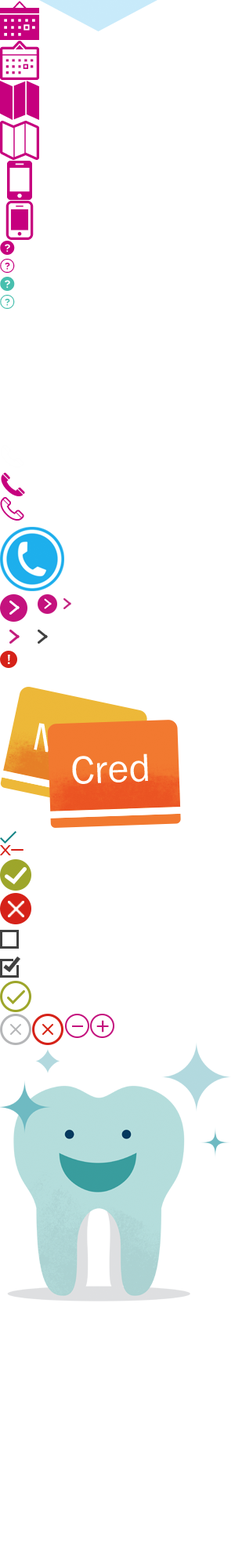
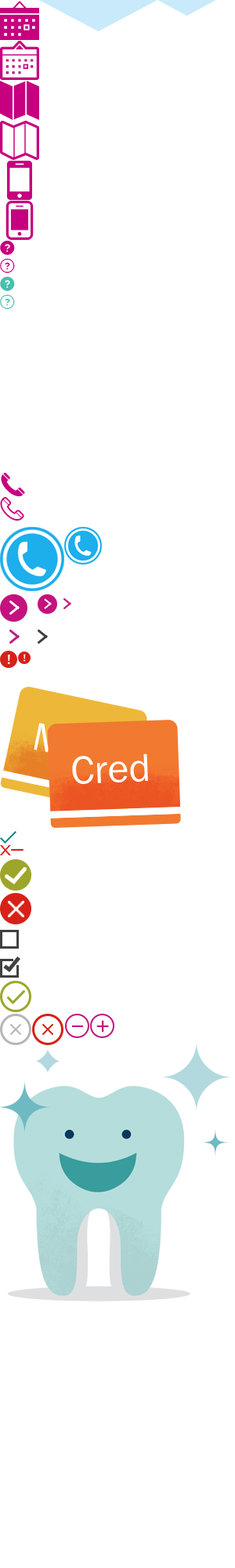
Layers edited between the first and the second (235, 1568) image:
added layer "Layer 23" above "Layer 19" over (x1=157, y1=0, x2=217, y2=16)
added layer "Layer 25" above "Layer 6" over (x1=18, y1=651, x2=31, y2=665)
added layer "Layer 26" above "Layer 1" over (x1=64, y1=526, x2=102, y2=565)
